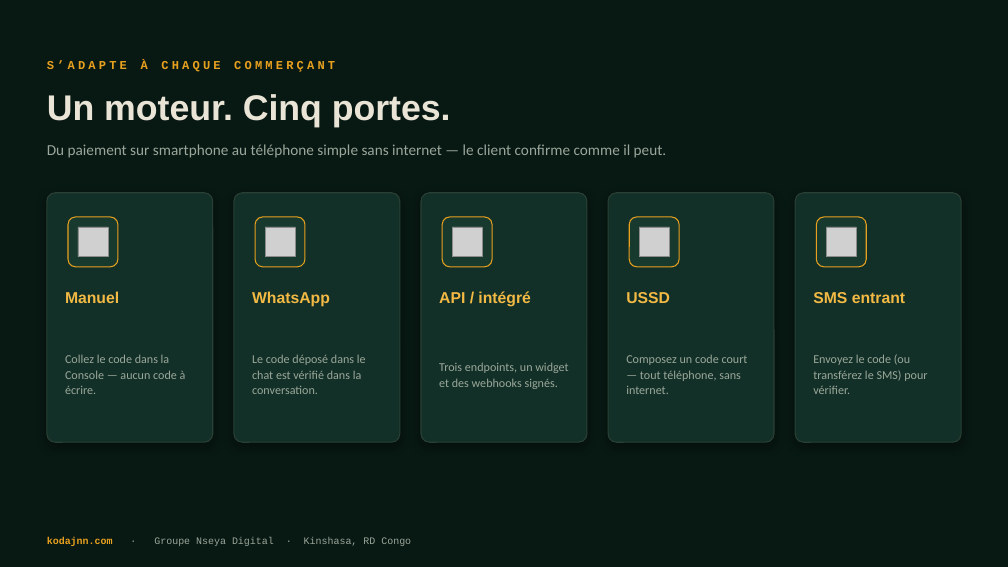
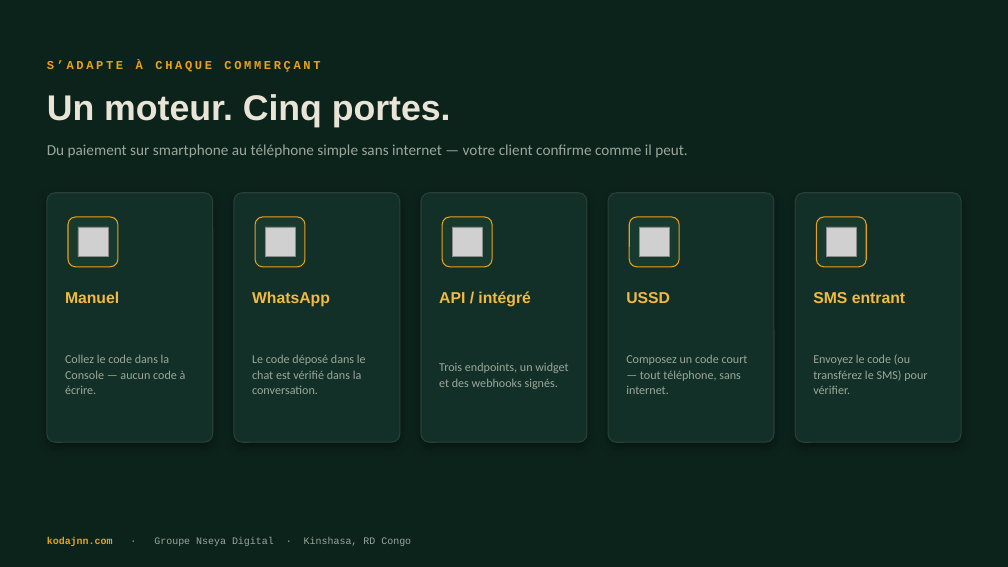
Before and after one commit to jnnseya-cpu/KODA, a slide deck: slide 7 of brand/KODA-deck-FR.pptx (slide 6 before the commit). Drawn at 1008x567 pixels with LibreOffice and Linux fonts; fonts in the diff are those of the drawing; grey boxes stand for pictures. Boxes give left, top, right and bottom in pixels: in the first picture for what was removed or moved away, otherwise in the second. Text is boxed around its words. In the diff, an @@ line names an element or a change of style, - is before the commit and + after.

```diff
--- a/brand/KODA-deck-FR.pptx
+++ b/brand/KODA-deck-FR.pptx
@@ background #081813 to #0C231C @@
@@ text "S’ADAPTE À CHAQUE COMMERÇANT" at (47,60,320,72): letter spacing 3 to 2.5 pt @@
@@ text at (47,144,688,158): text changed @@
-Du paiement sur smartphone au téléphone simple sans internet — le client confirme comme il peut.
+Du paiement sur smartphone au téléphone simple sans internet — votre client confirme comme il peut.
```
Also in this commit, not shown: 9 other slides changed, 3 slides added, 2 slides removed, 5 other files.
